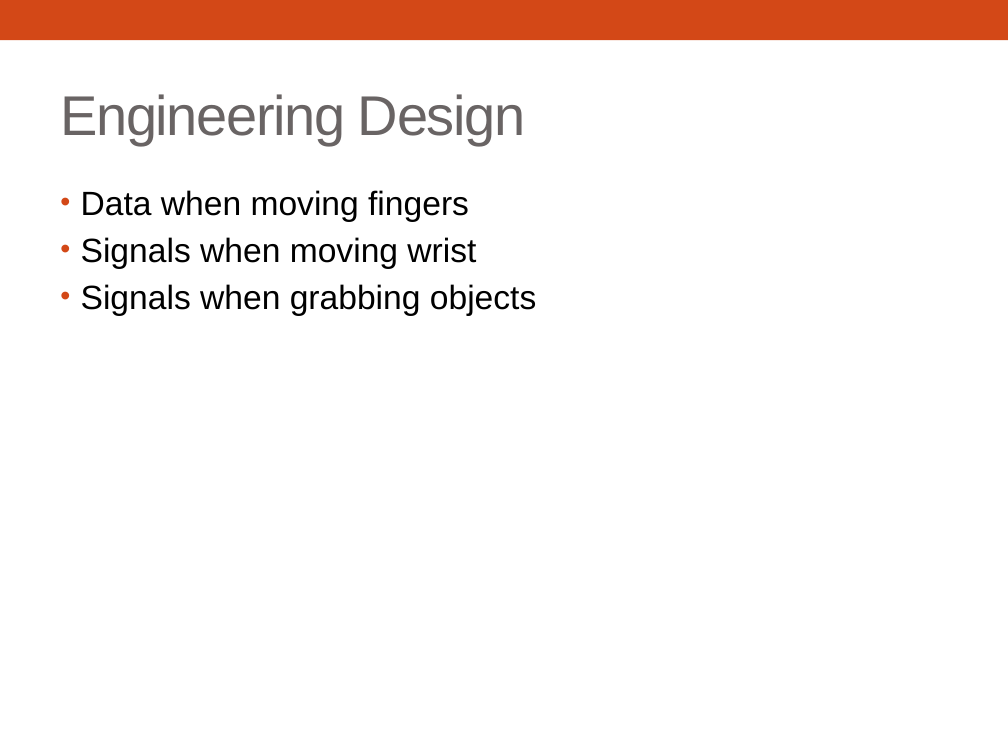
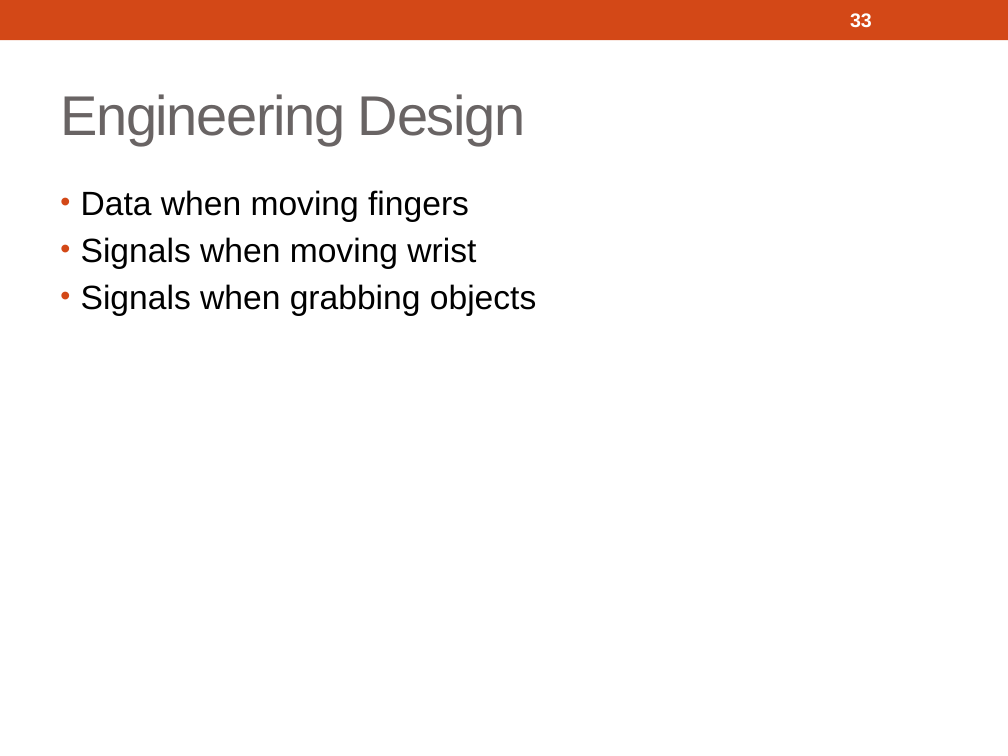
Before and after one commit to 3D-Printed-Granular-Jamming-Hand/3d-printed-granular-jamming-hand, a slide deck: slide 33 of ProgressReports/Presentation 1 Segments/3d-Printed Granular Jamming Hand.pptx (slide 28 before the commit). Drawn at 1008x756 pixels with LibreOffice and Linux fonts; fonts in the diff are those of the drawing. Boxes give left, top, right and bottom in pixels: in the first picture for what was removed or moved away, otherwise in the second. Text is boxed around its words. In the diff, an @@ line names an element or a change of style, - is before the commit and + after.

```diff
--- a/ProgressReports/Presentation 1 Segments/3d-Printed Granular Jamming Hand.pptx
+++ b/ProgressReports/Presentation 1 Segments/3d-Printed Granular Jamming Hand.pptx
@@ page number added at [850,13,872,28], 14 pt, text #FFFFFF, bold @@
+33
```
Also in this commit, not shown: 29 other slides changed, 6 slides added, 1 slide removed, 1 other file.
